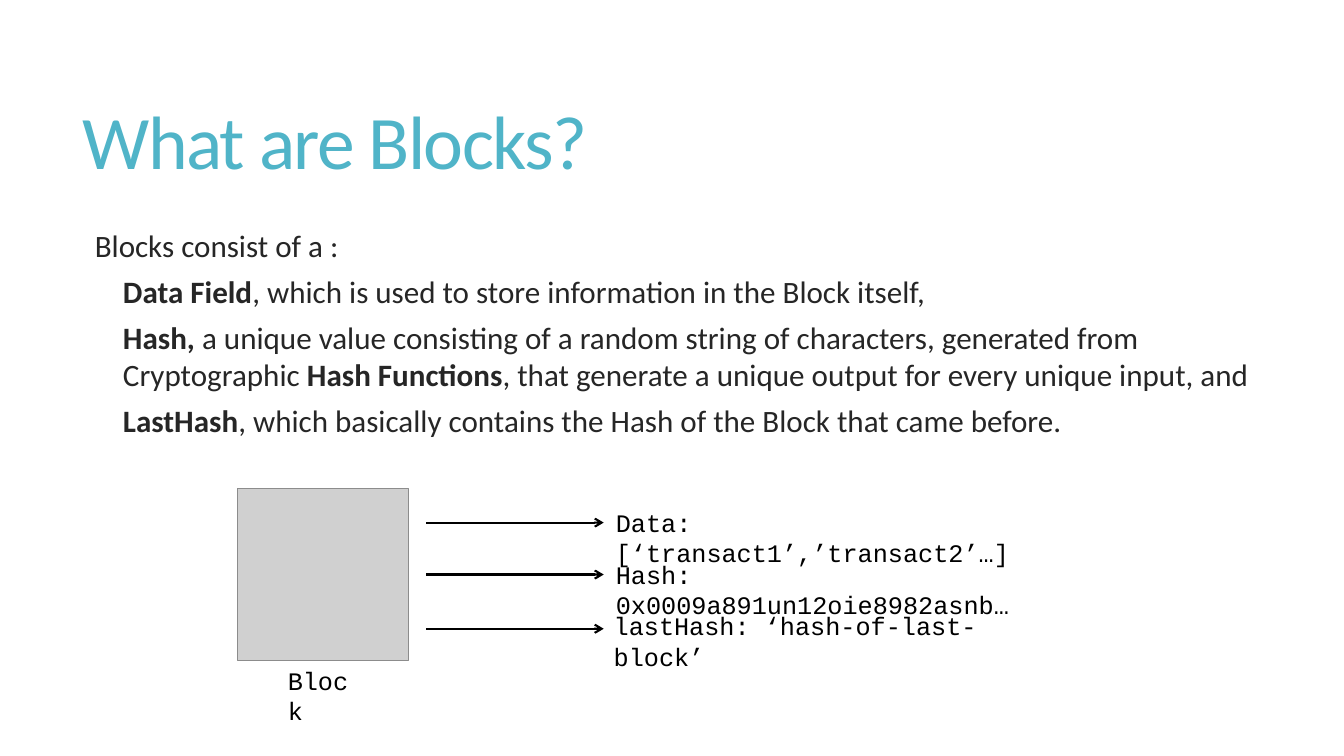
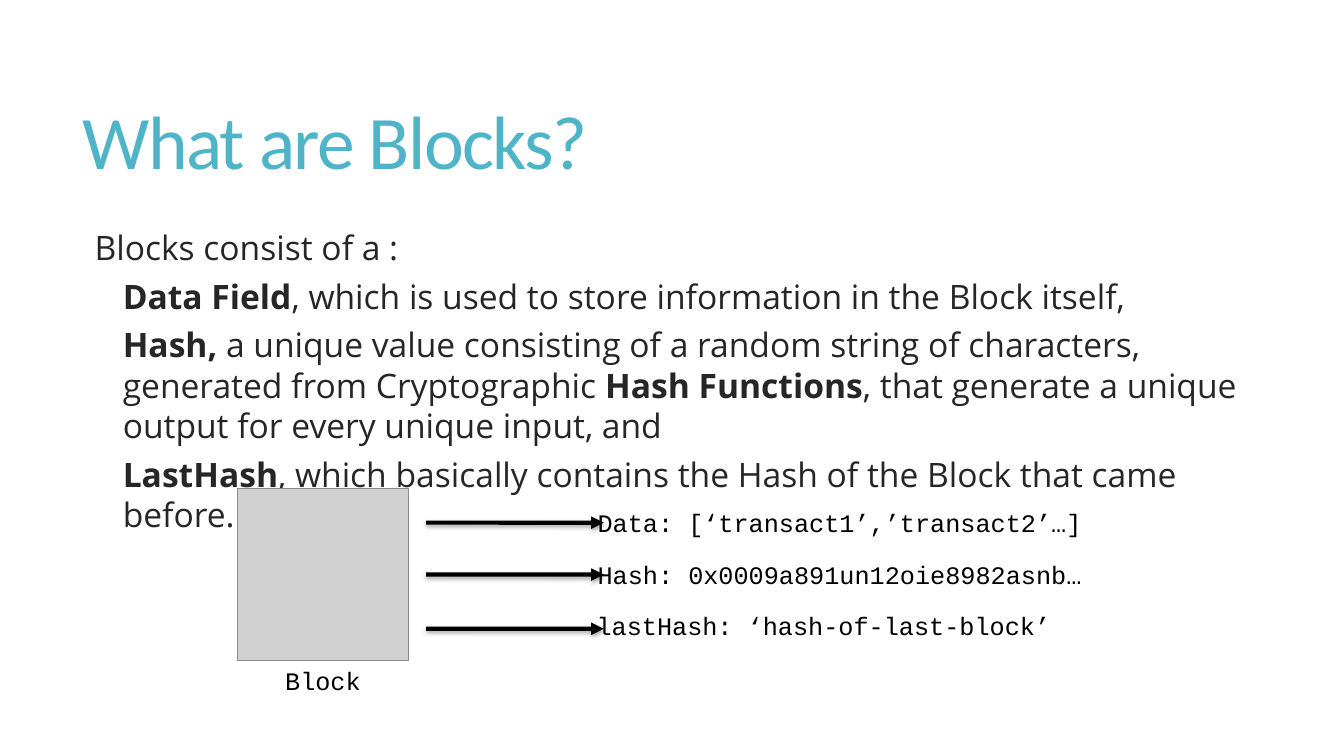
Before and after one commit to PalaashA/POC-Blockchain, a slide deck: slide 4 of Presentations/POC Blockchain 6th sem.pptx. Drawn at 1344x756 pixels with LibreOffice and Linux fonts; fonts in the diff are those of the drawing; grey boxes stand for pictures. Boxes give left, top, right and bottom in pixels: in the first picture for what was removed or moved away, otherwise in the second. Text is boxed around its words. In the diff, an @@ line names an element or a change of style, - is before the commit and + after.

```diff
--- a/Presentations/POC Blockchain 6th sem.pptx
+++ b/Presentations/POC Blockchain 6th sem.pptx
@@ text "Blocks consist of a :" at box(95, 234, 1237, 528): size 22.2 to 24 pt, font Calibri to Open Sans; indent changed @@
@@ text "Data: [‘transact1’,’transact2’…]" rewrapped from box(616, 515, 1009, 571) to box(598, 513, 1081, 538) @@
@@ arrow removed from (426, 522) to (604, 522) @@
@@ freeform shape added at box(426, 523, 604, 523), outline #000000 3 pt @@
@@ text "Hash: 0x0009a891un12oie8982asnb…" rewrapped from box(616, 565, 1009, 622) to box(598, 565, 1081, 585) @@
@@ arrow removed from (426, 575) to (604, 575) @@
@@ freeform shape added at box(426, 575, 604, 575), outline #000000 3 pt @@
@@ arrow removed from (426, 629) to (604, 629) @@
@@ freeform shape added at box(426, 629, 604, 629), outline #000000 3 pt @@
@@ text "lastHash: ‘hash-of-last-block’" rewrapped from box(614, 617, 977, 636) to box(597, 617, 1050, 636) @@
@@ text "Block" rewrapped from box(614, 647, 705, 667) to box(285, 671, 361, 691) @@
```
Also in this commit, not shown: 17 other slides changed, 1 other file.
